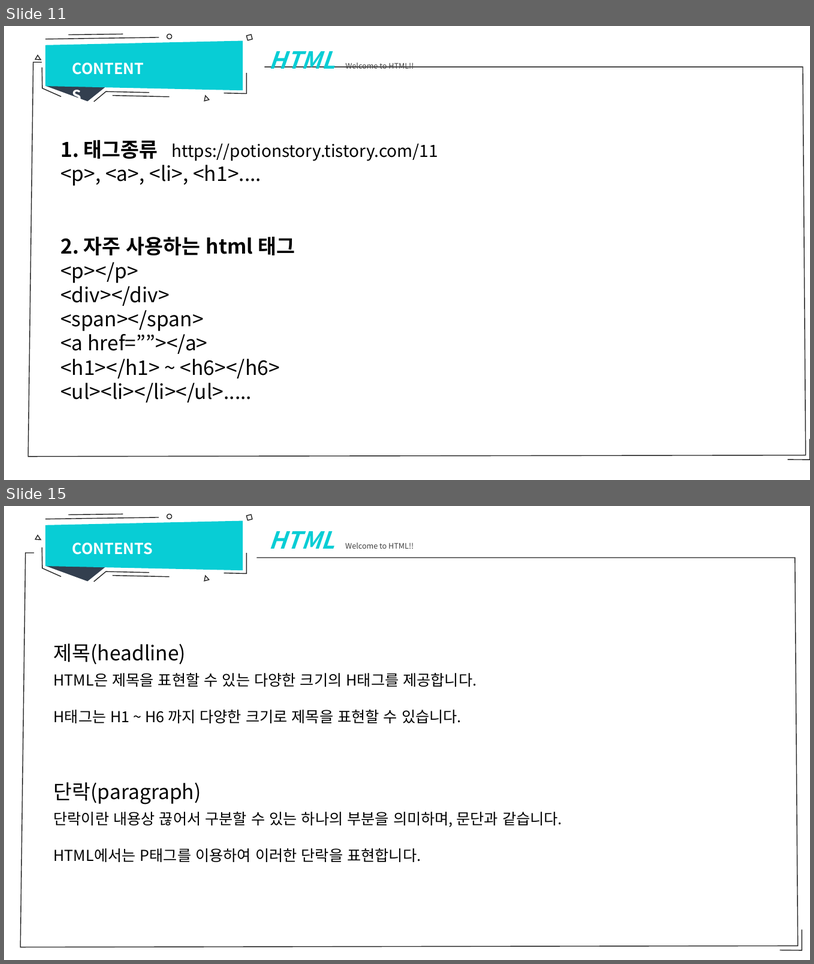
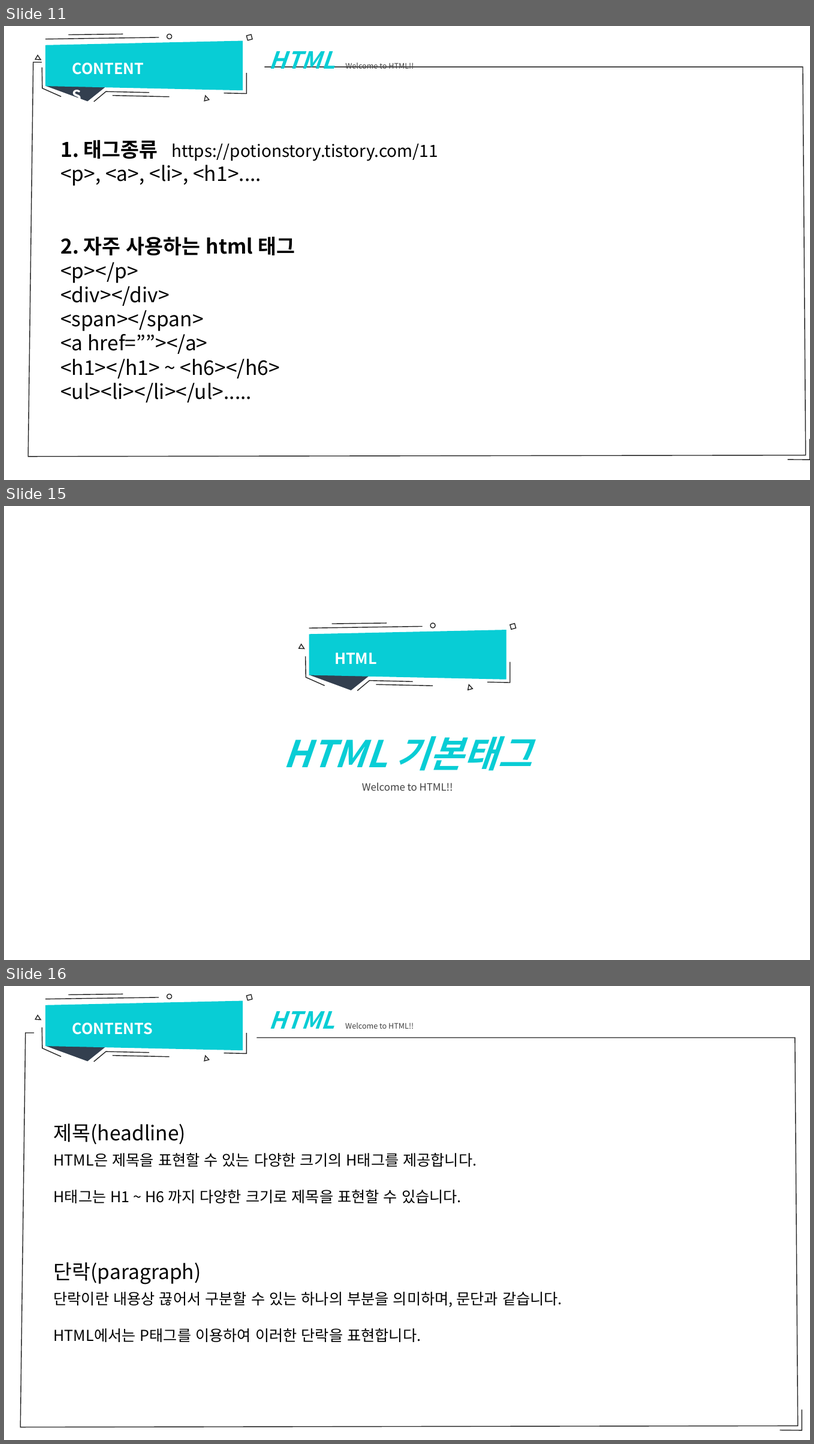
Before and after one commit to sumn-2020/lecture, a slide deck: 강의자료.pptx. Shown one above the other, each under a label of ours: slides 11 and 15 before the commit, slides 11, 15 and 16 after it; the slides between them are not shown. The pictures are 814x964 and 814x1444 pixels, drawn with LibreOffice and Linux fonts; fonts in the diff are those of the drawing. Boxes give left, top, right and bottom in pixels: in the first picture for what was removed or moved away, otherwise in the second. Text is boxed around its words. In the diff, an @@ line names an element or a change of style, - is before the commit and + after.

```diff
--- a/강의자료.pptx
+++ b/강의자료.pptx
@@ slide 15 added at bbox=[4, 506, 810, 960], background #FFFFFF @@
@@ group added at bbox=[299, 623, 516, 691]: 3 triangles, 3 lines, 3 freeform shapes, 1 trapezoid, 1 ellipse, 1 rectangle @@
@@ text added at bbox=[335, 652, 377, 664], 18 pt, text #FFFFFF, bold @@
+HTML
@@ text added at bbox=[284, 736, 532, 790], 12 pt, text #404040 @@
+HTML 기본태그
+Welcome to HTML!!
@@ what was slide 15 is now slide 16 @@
```
Also in this commit, not shown: 44 slides changed, 7 other slides added, 1 slide removed, 28 other files.
